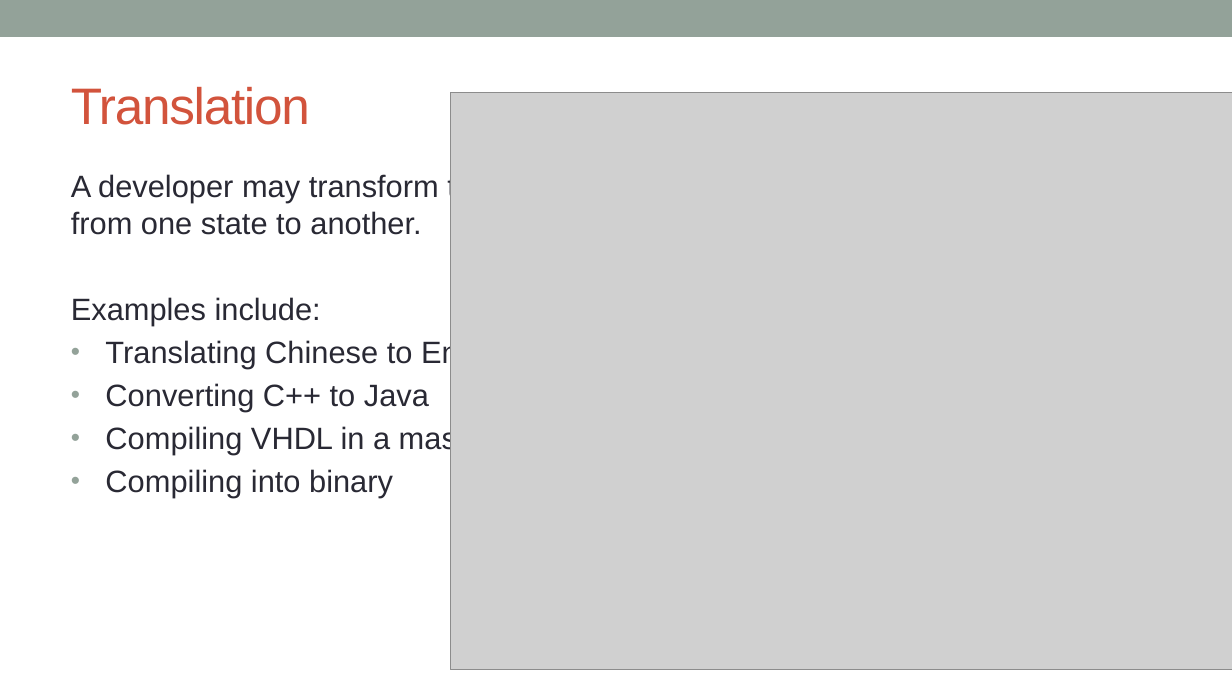
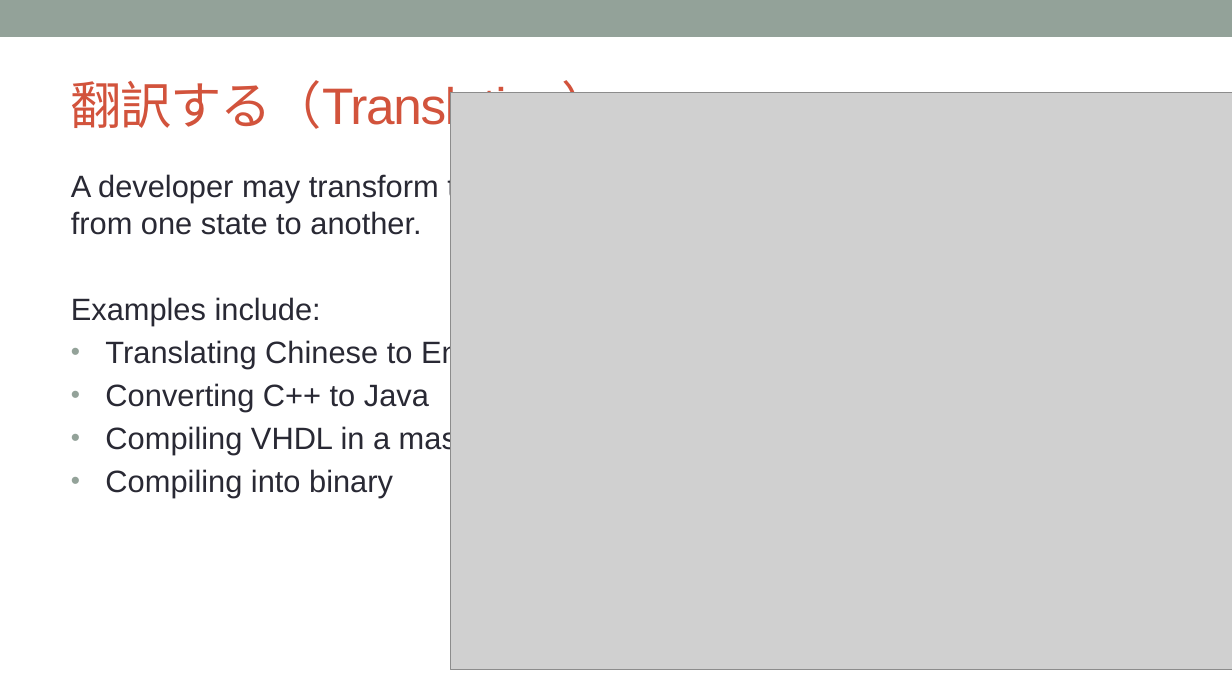
Before and after one commit to OpenChain-Project/Curriculum-Translation-JP, a slide deck: slide 37 of target/openchain-curriculum-release-2.pptx. Drawn at 1232x693 pixels with LibreOffice and Linux fonts; fonts in the diff are those of the drawing; grey boxes stand for pictures; background and template pictures are left out. Boxes give left, top, right and bottom in pixels: in the first picture for what was removed or moved away, otherwise in the second. Text is boxed around its words. In the diff, an @@ line names an element or a change of style, - is before the commit and + after.

```diff
--- a/target/openchain-curriculum-release-2.pptx
+++ b/target/openchain-curriculum-release-2.pptx
@@ title at bbox=[71, 80, 613, 137]: text changed @@
-Translation
+翻訳する（Translation）
```
Also in this commit, not shown: 5 other slides changed, 7 other files.
